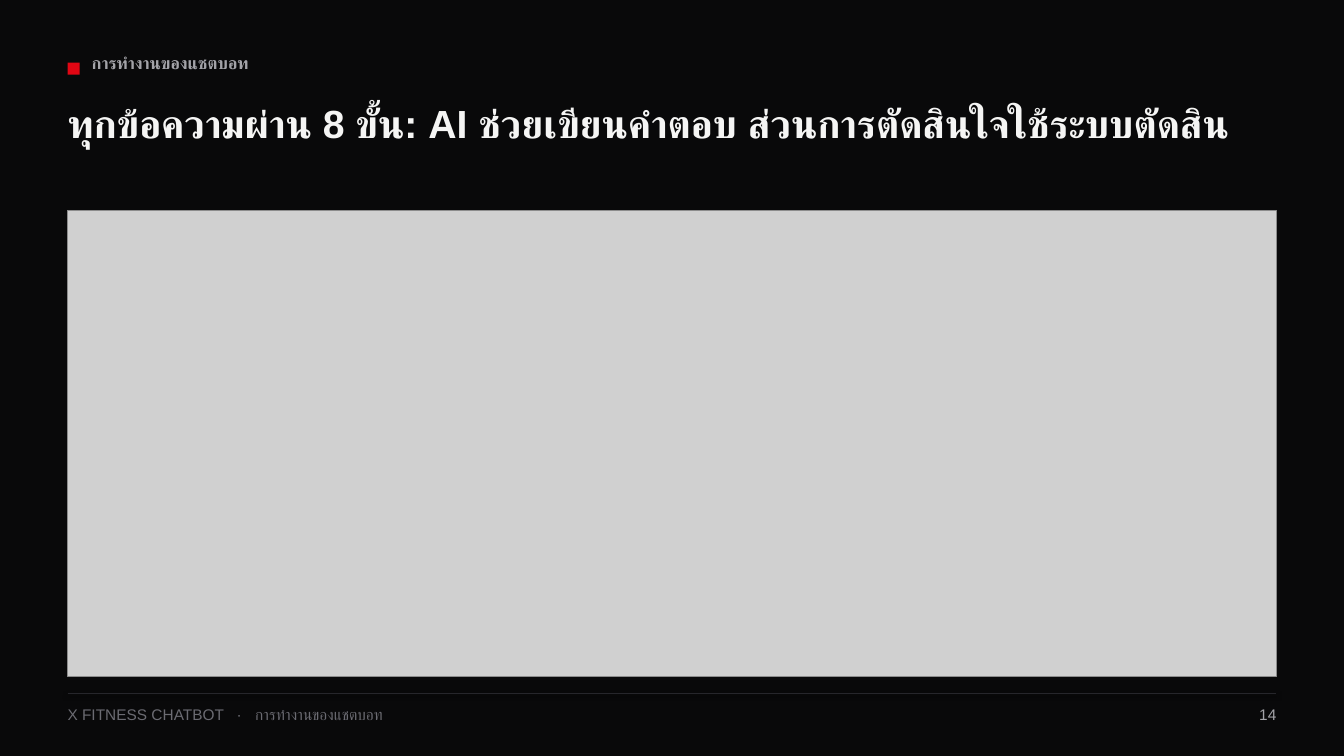
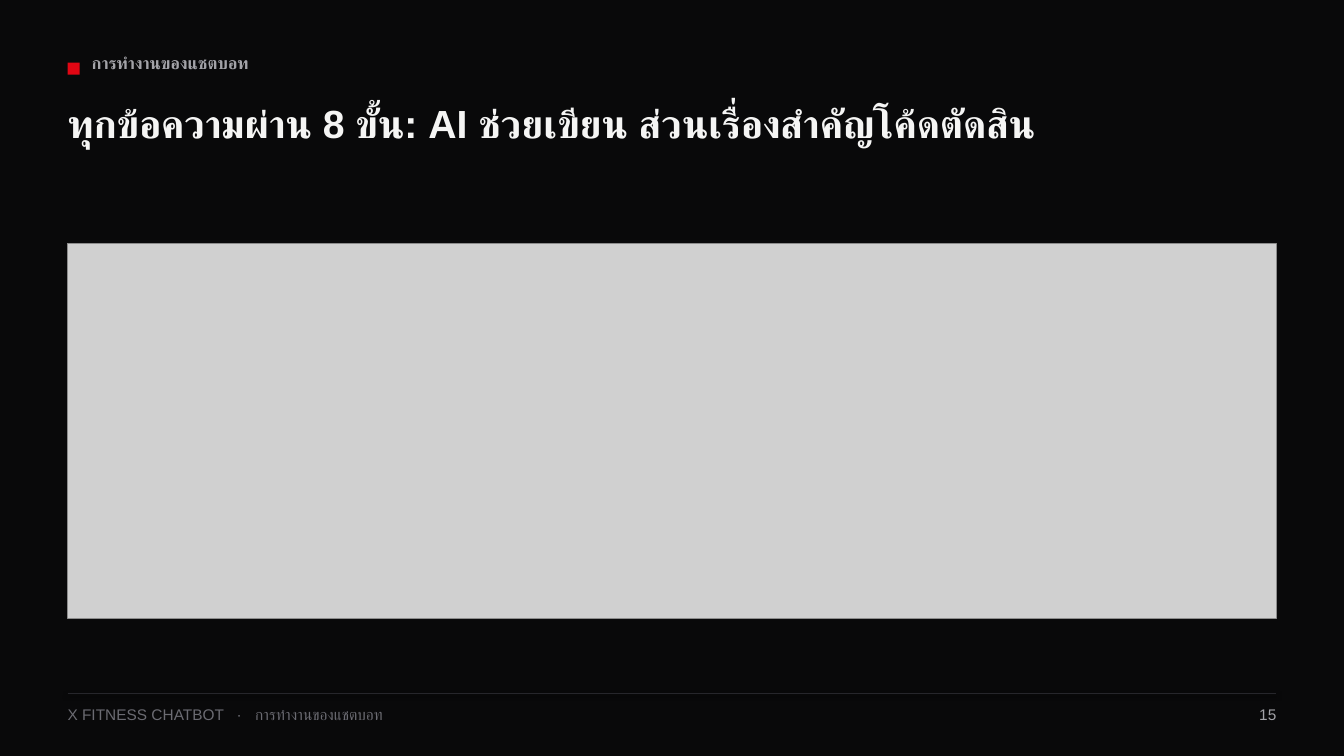
Before and after one commit to sansernonline/chatbot-project, a slide deck: slide 15 of docs/XFitness-Chatbot_Presentation_v1.3.pptx (slide 14 before the commit). Drawn at 1344x756 pixels with LibreOffice and Linux fonts; fonts in the diff are those of the drawing; grey boxes stand for pictures. Boxes give left, top, right and bottom in pixels: in the first picture for what was removed or moved away, otherwise in the second. Text is boxed around its words. In the diff, an @@ line names an element or a change of style, - is before the commit and + after.

```diff
--- a/docs/XFitness-Chatbot_Presentation_v1.3.pptx
+++ b/docs/XFitness-Chatbot_Presentation_v1.3.pptx
@@ text at [68, 108, 1035, 150]: text changed @@
-ทุกข้อความผ่าน 8 ขั้น: AI ช่วยเขียนคำตอบ ส่วนการตัดสินใจใช้ระบบตัดสิน
+ทุกข้อความผ่าน 8 ขั้น: AI ช่วยเขียน ส่วนเรื่องสำคัญโค้ดตัดสิน
@@ picture: place and size @@
-picture at [68, 211, 1276, 678]
+picture at [68, 244, 1276, 619]
@@ text at [1259, 709, 1276, 720]: text changed @@
-14
+15
```
Also in this commit, not shown: 21 other slides changed, 6 slides added, 12 other files.
